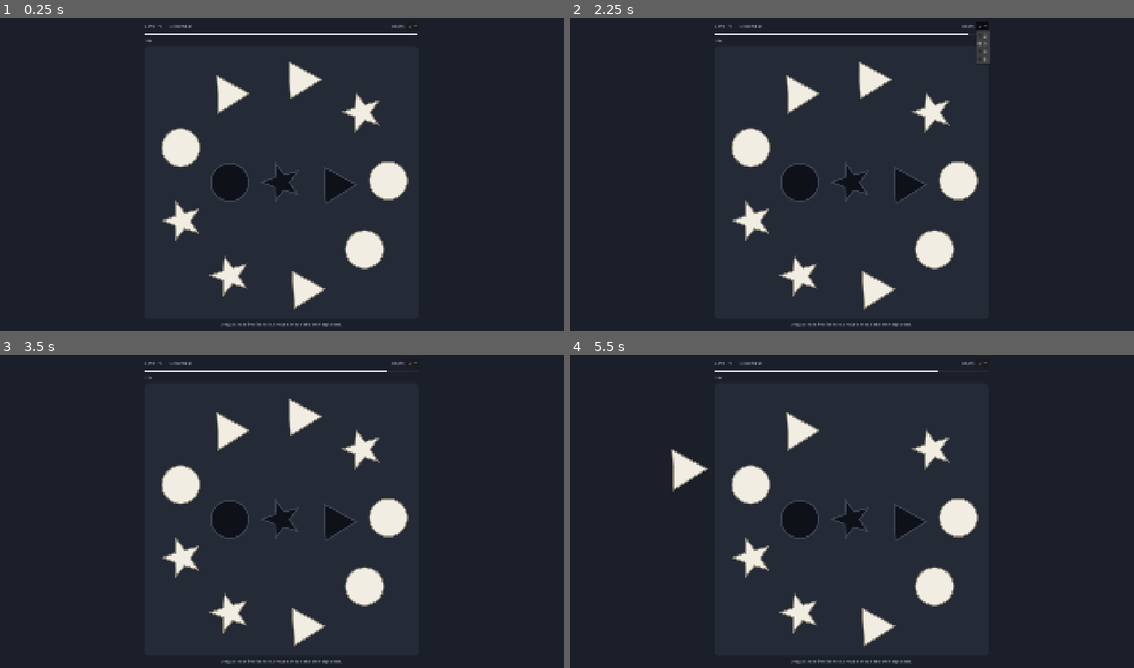
Above: before the commit, frames 1-4 (two rows, left to right).
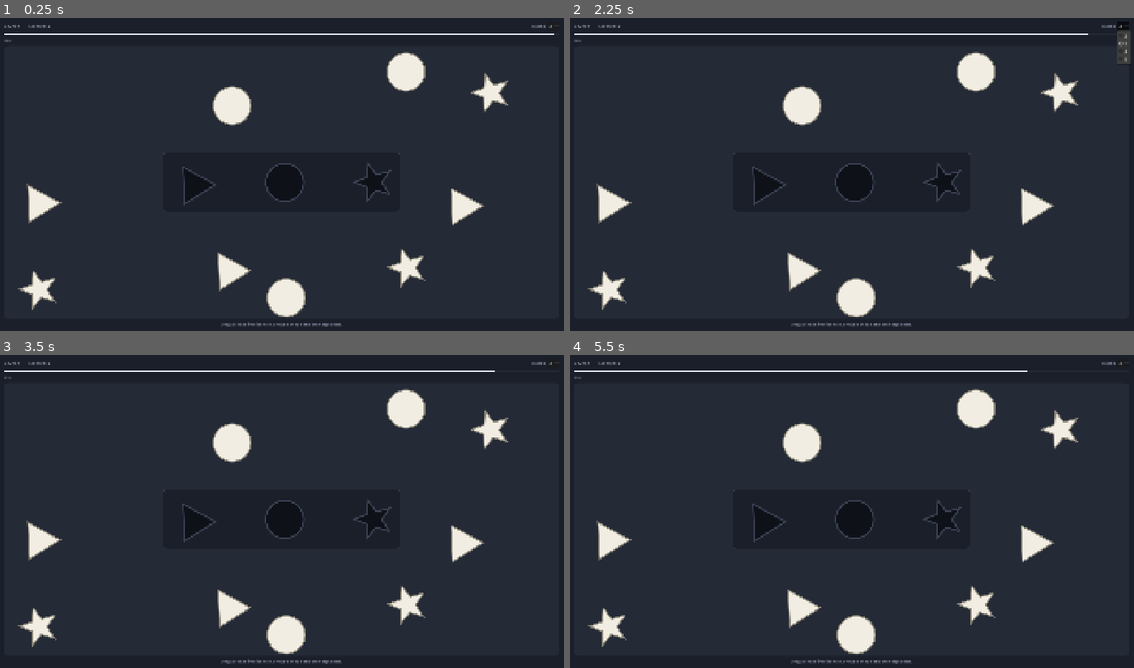
Above: after the commit, the same moments.

Repository: ooooonnnnn/Colorblind-Shape-Match
Game: Godot game, scene res://main.tscn
Same seed, same stepped clock (60 frames per second), same inputs: the game is played once before the commit and once after it.
Inputs (mouse positions are in pixels of both pictures, inside the frame that each line leads up to):
- Up to frame 1 (0.25 s): no input
- Up to frame 2 (2.25 s): click "3" at 0.5 s; click "3" at 1.25 s; click "3" at 2 s
- Up to frame 3 (3.5 s): tap A at 2.75 s; drag from (332, 520) to (338, 442) at 2.77 s
- Up to frame 4 (5.5 s): tap A at 3.5, 4.25, 5 s; drag from (801, 520) to (823, 577) at 3.52 s; move the mouse to (852, 520) at 4.27 s; click (852, 520) at 4.42 s; drag from (868, 414) to (682, 464) at 5.02 s

The runs differ from the first frame. In frame 1, 8.7% of the frame differs, in the area x 0-99%, y 2-96%; in frame 2, 9.2%, in the area x 0-100%, y 1-96%; in frame 3, 8.7%; in frame 4, 8.8%.

Commit message:
hole and shape arrangement

Diff:
--- a/main.tscn
+++ b/main.tscn
@@ -13,6 +13,18 @@
 corner_radius_top_right = 16
 corner_radius_bottom_right = 16
 corner_radius_bottom_left = 16
+
+[sub_resource type="StyleBoxFlat" id="StyleBox_tray"]
+bg_color = Color(0.105882, 0.121569, 0.164706, 1)
+border_width_left = 2
+border_width_top = 2
+border_width_right = 2
+border_width_bottom = 2
+border_color = Color(0.231373, 0.258824, 0.329412, 1)
+corner_radius_top_left = 12
+corner_radius_top_right = 12
+corner_radius_bottom_right = 12
+corner_radius_bottom_left = 12
 
 [sub_resource type="StyleBoxFlat" id="StyleBox_toast"]
 content_margin_left = 24.0
@@ -95,6 +107,11 @@
 layout_mode = 2
 theme_override_styles/panel = SubResource("StyleBox_board")
 
+[node name="Tray" type="Panel" parent="Content/Board"]
+layout_mode = 1
+mouse_filter = 2
+theme_override_styles/panel = SubResource("StyleBox_tray")
+
 [node name="Toast" type="PanelContainer" parent="Content/Board"]
 modulate = Color(1, 1, 1, 0)
 z_index = 10
--- a/project.godot
+++ b/project.godot
@@ -19,7 +19,6 @@
 window/size/viewport_width=1920
 window/size/viewport_height=1080
 window/stretch/mode="canvas_items"
-window/stretch/aspect="expand"
 
 [rendering]
 
--- a/scripts/main.gd
+++ b/scripts/main.gd
@@ -1,10 +1,10 @@
 extends Control
 
 const LEVEL_TIME := 30.0     # seconds per level
-const HOLE_GAP := 0.19       # center-to-center spacing of holes
-const RING_RADIUS := 0.39    # distance of pieces from the board center
 const DRAG_THRESHOLD := 6.0  # px of movement before a press counts as a drag
 const PIECES_PER_SHAPE := 3  # copies of each shape to sort into its hole
+const SPACING := 16.0        # px of clear space between bounding circles at the start of a level
+const TRAY_PADDING := 24.0   # px between the holes' bounding circles and the tray edge
 
 @onready var content: VBoxContainer = $Content
 @onready var level_label: Label = $Content/Header/LevelValue
@@ -13,6 +13,7 @@
 @onready var timer_bar: TimerBar = $Content/TimerBar
 @onready var timer_text: Label = $Content/TimerText
 @onready var board: Panel = $Content/Board
+@onready var tray: Panel = $Content/Board/Tray
 @onready var toast: PanelContainer = $Content/Board/Toast
 @onready var toast_label: Label = $Content/Board/Toast/Label
 
@@ -25,6 +26,7 @@
 var drag := {}  # empty when nothing is being dragged
 var deadline_ms := 0
 var transitioning := false
+var board_size := Vector2.ZERO  # the board's laid-out size, known before containers sort
 var _level_id := 0  # lets a pending level change notice it was superseded
 var _toast_tween: Tween
 
@@ -40,32 +42,82 @@
 
 
 func _layout() -> void:
-	var side := maxf(minf(size.x - 32, size.y - 150), 100)
-	board.custom_minimum_size = Vector2(side, side)
-	content.position = Vector2((size.x - side) / 2, 12)
-	content.size = Vector2(side, 0)
+	board_size = Vector2(maxf(size.x - 32, 200), maxf(size.y - 150, 200))
+	board.custom_minimum_size = board_size
+	content.position = Vector2(16, 12)
+	content.size = Vector2(board_size.x, 0)
 
 
 # ---------- Layout ----------
 
-func _hole_layout(n: int) -> Array[Vector2]:
-	var rows: Array = {2: [2], 3: [3], 4: [2, 2], 5: [3, 2]}[n]
+## Pixel centers for the holes, in a row centered on the board. The gap between
+## neighbours' bounding circles is wider than the widest piece, so no piece can
+## touch two holes at once.
+func _hole_row(radii: Array[float], widest_piece: float) -> Array[Vector2]:
+	var xs: Array[float] = [0.0]
+	for i in range(1, radii.size()):
+		xs.append(xs[i - 1] + radii[i - 1] + radii[i] + widest_piece + SPACING)
+	var row_center := (xs[-1] + radii[-1] - radii[0]) / 2
 	var spots: Array[Vector2] = []
-	for r in rows.size():
-		var y := 0.5 + (r - (rows.size() - 1) / 2.0) * HOLE_GAP
-		for i in rows[r]:
-			spots.append(Vector2(0.5 + (i - (rows[r] - 1) / 2.0) * HOLE_GAP, y))
-	spots.shuffle()
+	for x in xs:
+		spots.append(board_size / 2 + Vector2(x - row_center, 0))
 	return spots
 
 
-func _ring_layout(n: int) -> Array[Vector2]:
-	var offset := randf_range(0, TAU)
-	var spots: Array[Vector2] = []
-	for i in n:
-		spots.append(Vector2(0.5, 0.5) + Vector2.from_angle(offset + TAU * i / n) * RING_RADIUS)
-	spots.shuffle()
-	return spots
+## The smallest rectangle around the given circles.
+func _bounds(centers: Array[Vector2], radii: Array[float]) -> Rect2:
+	var rect := Rect2(centers[0], Vector2.ZERO)
+	for i in centers.size():
+		rect = rect.merge(Rect2(centers[i] - Vector2.ONE * radii[i], Vector2.ONE * radii[i] * 2))
+	return rect
+
+
+## Random pixel centers for the pieces that keep clear of each other and of keep_out.
+func _scatter_pieces(radii: Array[float], keep_out: Rect2) -> Array[Vector2]:
+	for attempt in 100:
+		var spots: Array[Vector2] = []
+		for r in radii:
+			var spot := _free_spot(spots, radii, keep_out)
+			if not spot.is_finite():
+				break
+			spots.append(spot)
+		if spots.size() == radii.size():
+			return spots
+	push_error("Could not fit %d pieces on the board" % radii.size())
+	var fallback: Array[Vector2] = []
+	fallback.resize(radii.size())
+	fallback.fill(board_size / 2)
+	return fallback
+
+
+## A random spot for piece number spots.size(), or Vector2.INF if none was found.
+func _free_spot(spots: Array[Vector2], radii: Array[float], keep_out: Rect2) -> Vector2:
+	var r := radii[spots.size()]
+	var blocked := keep_out.grow(r + SPACING)
+	for _try in 200:
+		var c := Vector2(randf_range(r, board_size.x - r), randf_range(r, board_size.y - r))
+		if blocked.has_point(c):
+			continue
+		var free := true
+		for j in spots.size():
+			if c.distance_to(spots[j]) <= radii[j] + r + SPACING:
+				free = false
+				break
+		if free:
+			return c
+	return Vector2.INF
+
+
+## Positions the tray behind the holes, anchored so it follows board resizes.
+func _place_tray(rect: Rect2) -> void:
+	tray.anchor_left = rect.position.x / board_size.x
+	tray.anchor_top = rect.position.y / board_size.y
+	tray.anchor_right = rect.end.x / board_size.x
+	tray.anchor_bottom = rect.end.y / board_size.y
+	tray.offset_left = 0
+	tray.offset_top = 0
+	tray.offset_right = 0
+	tray.offset_bottom = 0
 
 
 # ---------- Level lifecycle ----------
@@ -82,22 +134,31 @@
 	drag = {}
 
 	var shapes := Shapes.pick(hole_count)
-	var hole_spots := _hole_layout(hole_count)
-	var piece_spots := _ring_layout(hole_count * PIECES_PER_SHAPE)
+	var side := ShapeView.side_for(board_size)
+	var hole_radii: Array[float] = []
+	for shape in shapes:
+		hole_radii.append(Shapes.radius(shape.points) * side)
+	var piece_radii: Array[float] = []
+	for i in hole_count * PIECES_PER_SHAPE:
+		piece_radii.append(hole_radii[i % hole_count])
+	var hole_spots := _hole_row(hole_radii, hole_radii.max() * 2)
+	var tray_rect := _bounds(hole_spots, hole_radii).grow(TRAY_PADDING)
+	_place_tray(tray_rect)
+	var piece_spots := _scatter_pieces(piece_radii, tray_rect)
 
 	for i in hole_count:
 		var hole := ShapeView.new()
 		hole.setup(shapes[i], false)
-		hole.norm_pos = hole_spots[i]
+		hole.norm_pos = hole_spots[i] / board_size
 		board.add_child(hole)
 		hole.gui_input.connect(_on_hole_input.bind(hole))
 		holes.append(hole)
 
-	for i in piece_spots.size():
+	for i in piece_radii.size():
 		var p := ShapeView.new()
 		p.setup(shapes[i % hole_count], true)
 		p.target_hole = holes[i % hole_count]
-		p.home = piece_spots[i]
+		p.home = piece_spots[i] / board_size
 		p.norm_pos = p.home
 		board.add_child(p)
 		p.gui_input.connect(_on_piece_input.bind(p))
@@ -243,19 +304,15 @@
 		p.move_to(p.home)
 		return
 
-	# A drop counts when the bounding circles touch; the right hole wins over a wrong one.
+	# A drop counts when the bounding circles touch. _hole_row keeps holes far
+	# enough apart that a piece can touch at most one.
+	var side := ShapeView.side_for(board.size)
 	var target: ShapeView = null
-	var best := INF
 	for hole in holes:
-		var dist := hole.norm_pos.distance_to(p.norm_pos)
-		if dist > hole.radius + p.radius:
-			continue
-		if hole == p.target_hole:
+		var dist := ((hole.norm_pos - p.norm_pos) * board.size).length()
+		if dist <= (hole.radius + p.radius) * side:
 			target = hole
 			break
-		if dist < best:
-			target = hole
-			best = dist
 
 	if not target:
 		p.move_to(p.home)
--- a/scripts/shape_view.gd
+++ b/scripts/shape_view.gd
@@ -3,7 +3,7 @@
 ## A piece or a hole. Draws one polygon from a 100x100 box, positioned by its
 ## center in board-relative (0..1) coordinates so it follows board resizes.
 
-const SIZE := 0.15  # width as a fraction of the board
+const SIZE := 0.15  # width as a fraction of the board's shorter side
 
 const PIECE_FILL := Color("f1ede2")
 const PIECE_EDGE := Color("8b8778")
@@ -13,7 +13,7 @@
 
 var is_piece := false
 var shape_name := ""
-var radius := 0.0  # bounding circle around the center, in board-relative units
+var radius := 0.0  # bounding circle around the center, as a fraction of the side
 
 # Pieces only.
 var target_hole: ShapeView
@@ -55,10 +55,9 @@
 	shape_name = shape.name
 	is_piece = piece
 	_points.clear()
-	radius = 0.0
 	for v in shape.points:
 		_points.append(v - Shapes.CENTER)
-		radius = maxf(radius, (v - Shapes.CENTER).length() / 100.0 * SIZE)
+	radius = Shapes.radius(shape.points)
 	set("accessibility_name", "%s %s" % [shape_name.replace("_", " "), "piece" if piece else "hole"])
 	focus_mode = Control.FOCUS_ALL
 	mouse_default_cursor_shape = Control.CURSOR_POINTING_HAND
@@ -72,11 +71,16 @@
 	_update_layout()
 
 
+## Side length in pixels of a piece or hole on a board of this size.
+static func side_for(board_size: Vector2) -> float:
+	return minf(board_size.x, board_size.y) * SIZE
+
+
 func _update_layout() -> void:
 	var board := get_parent() as Control
 	if board == null:
 		return
-	var side := board.size.x * SIZE
+	var side := side_for(board.size)
 	size = Vector2(side, side)
 	position = norm_pos * board.size - size / 2
 
--- a/scripts/shapes.gd
+++ b/scripts/shapes.gd
@@ -25,6 +25,14 @@
 			return _crescent()
 	push_error("Unknown shape: %s" % shape_name)
 	return PackedVector2Array()
+
+
+## Radius of the bounding circle around the box center, as a fraction of the box size.
+static func radius(points: PackedVector2Array) -> float:
+	var r := 0.0
+	for v in points:
+		r = maxf(r, v.distance_to(CENTER))
+	return r / 100.0
 
 
 ## Distinct shape families per level so every piece fits exactly one hole.
Not shown: 1 places in main.tscn that only renumber resources
